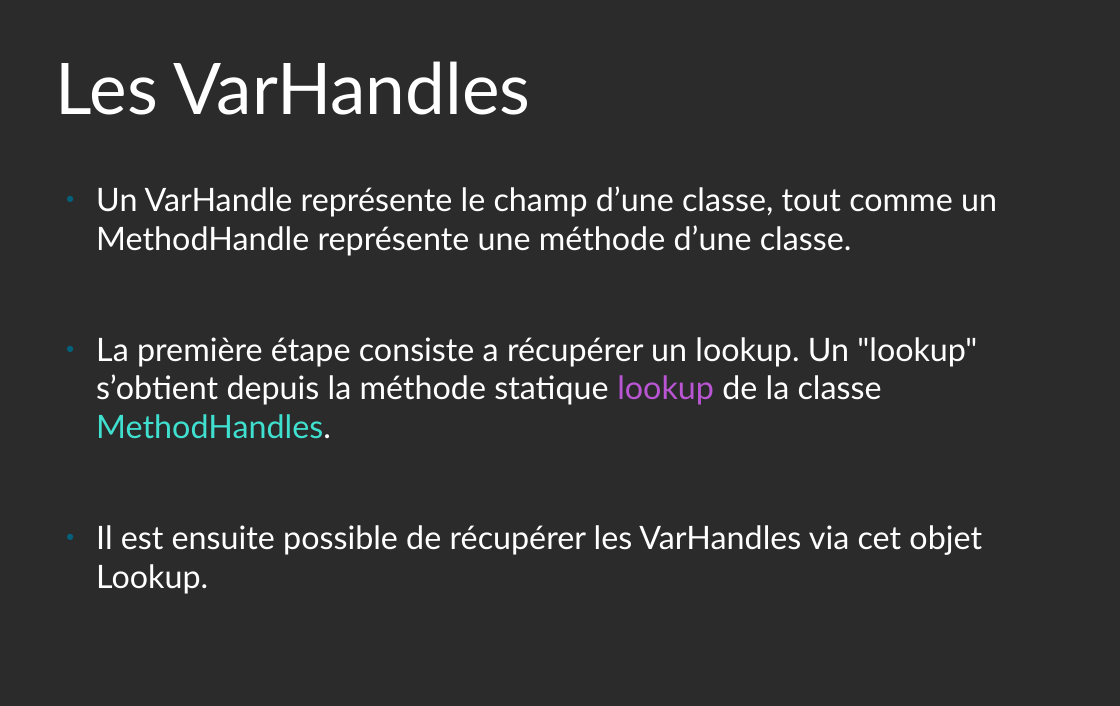
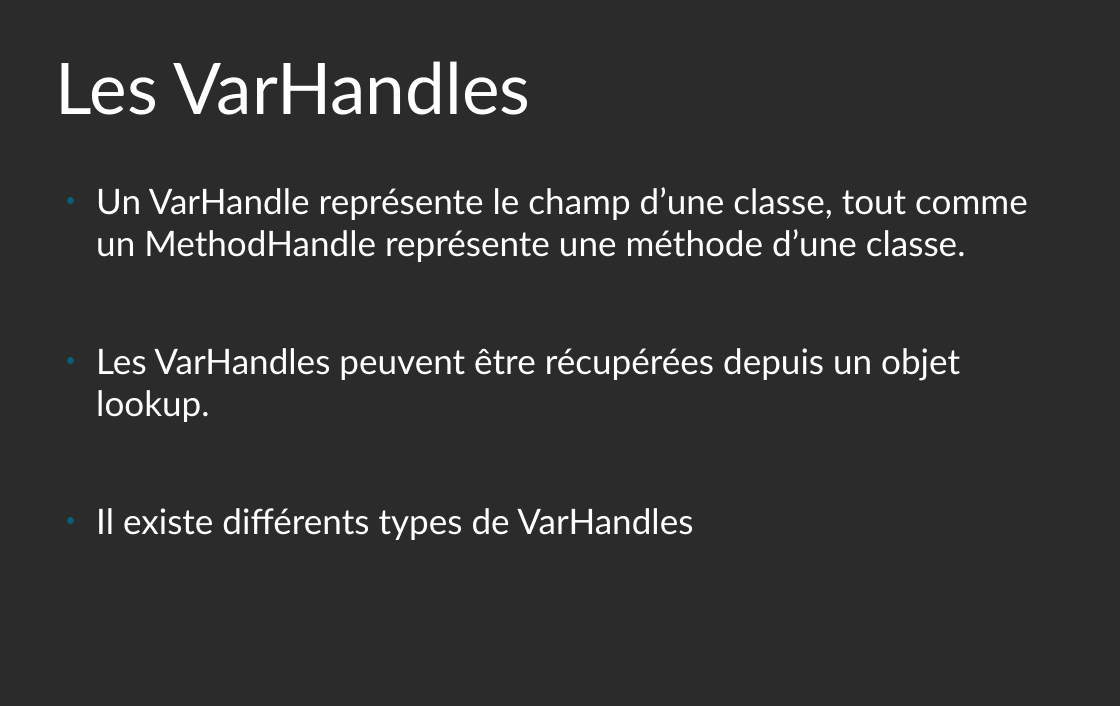
Before and after one commit to Caucorico/ESIPE, a slide deck: slide 5 of Concurrency-Structure/TP-02/lab02-diapos-guillaume-cau.odp (slide 4 before the commit). Drawn at 1120x706 pixels with LibreOffice and Linux fonts; fonts in the diff are those of the drawing; background and template pictures are left out; a plain dark background stands for a picture behind light text. Boxes give left, top, right and bottom in pixels: in the first picture for what was removed or moved away, otherwise in the second. Text is boxed around its words. In the diff, an @@ line names an element or a change of style, - is before the commit and + after.

```diff
--- a/Concurrency-Structure/TP-02/lab02-diapos-guillaume-cau.odp
+++ b/Concurrency-Structure/TP-02/lab02-diapos-guillaume-cau.odp
@@ text at (96,187,1028,262): size 27.2 to 29.6 pt in "Un VarHandle représente le champ d’une classe, ..." @@
@@ text at (96,348,960,540): text changed; size 27.2 to 29.6 pt @@
-● La première étape consiste a récupérer un lookup. Un "lookup" s’obtient depuis la méthode statique lookup de la classe MethodHandles.
-● Il est ensuite possible de récupérer les VarHandles via cet objet Lookup.
+● Les VarHandles peuvent être récupérées depuis un objet lookup.
+● Il existe différents types de VarHandles
```
Also in this commit, not shown: 2 other slides changed, 2 slides added, 1 other file.
